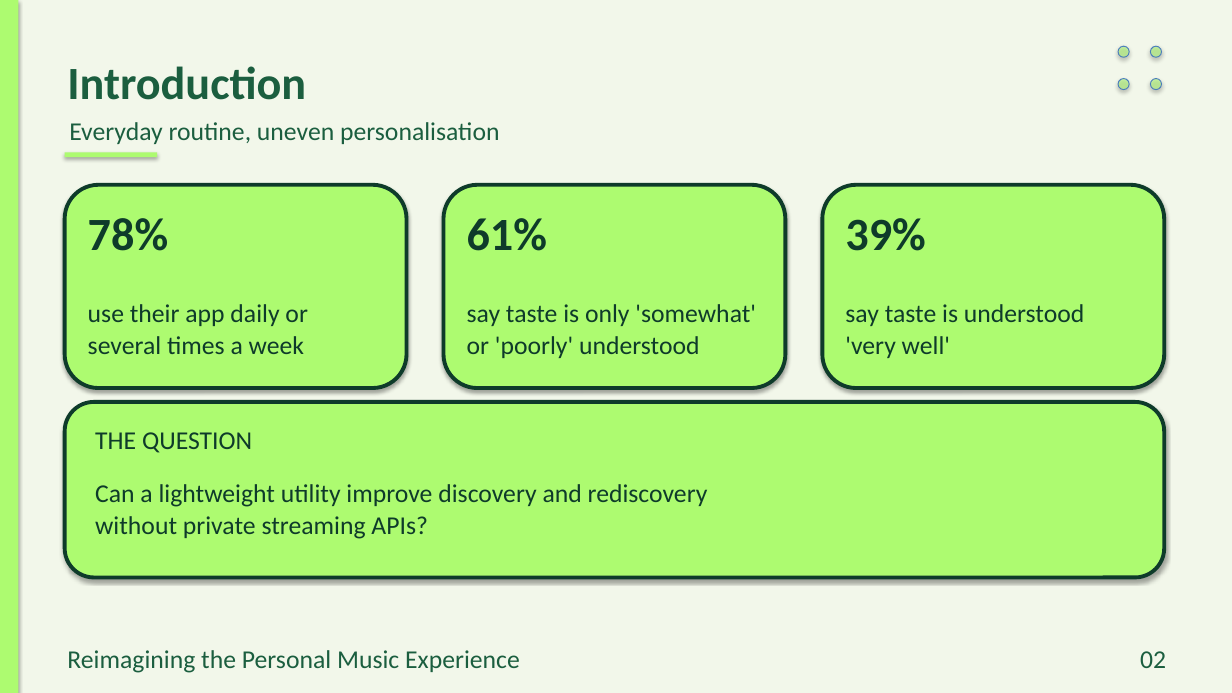
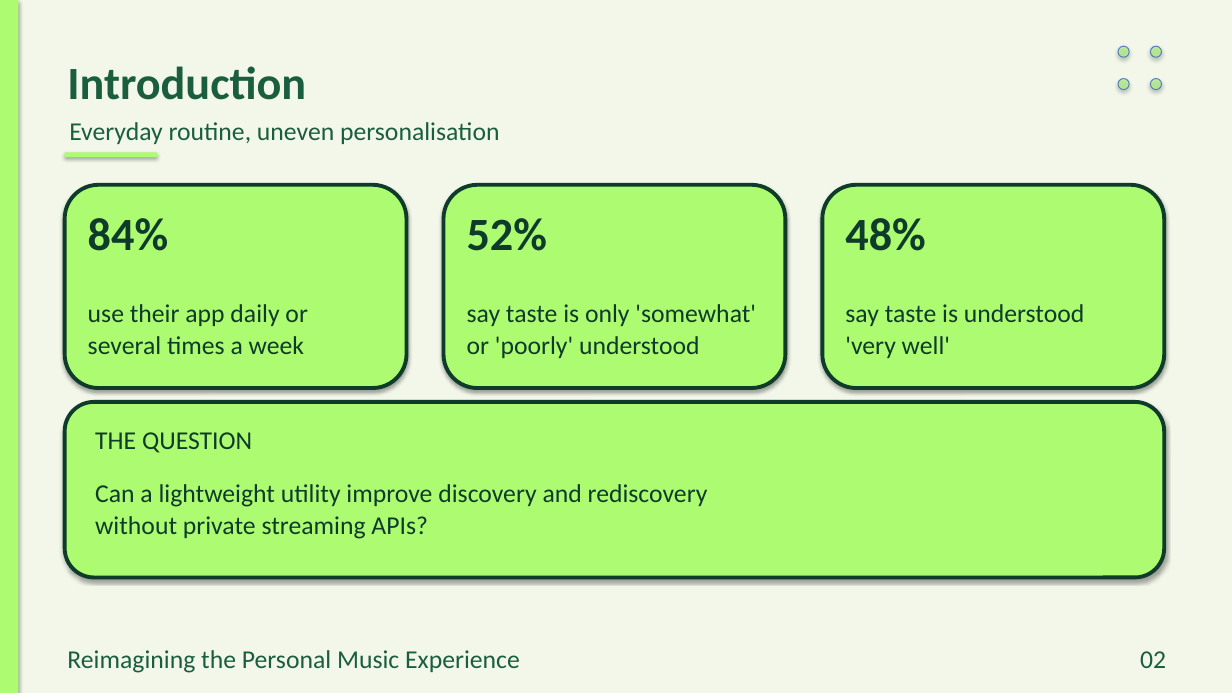
Before and after one commit to preet-kamdar/design-thinking-sem3, a slide deck: slide 2 of docs/Presentation.pptx. Drawn at 1232x693 pixels with LibreOffice and Linux fonts; fonts in the diff are those of the drawing. Boxes give left, top, right and bottom in pixels: in the first picture for what was removed or moved away, otherwise in the second. Text is boxed around its words. In the diff, an @@ line names an element or a change of style, - is before the commit and + after.

```diff
--- a/docs/Presentation.pptx
+++ b/docs/Presentation.pptx
@@ text at box(88, 218, 168, 251): text changed @@
-78%
+84%
@@ text at box(467, 218, 547, 251): text changed @@
-61%
+52%
@@ text at box(845, 218, 925, 251): text changed @@
-39%
+48%
```
Also in this commit, not shown: 13 other slides changed, 17 other files.
